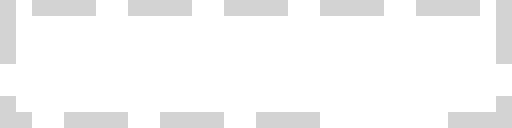
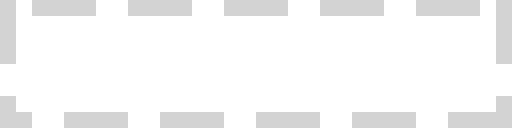
Layer changes from the first w=512, h=128 image to the second:
painted on "Прямоугольник 1" over 352, 112, 416, 128
